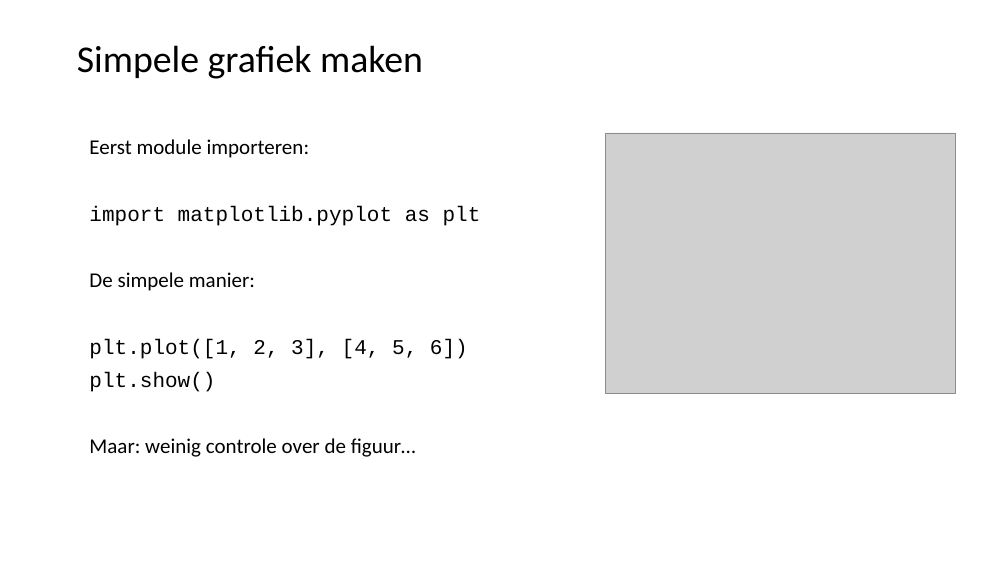
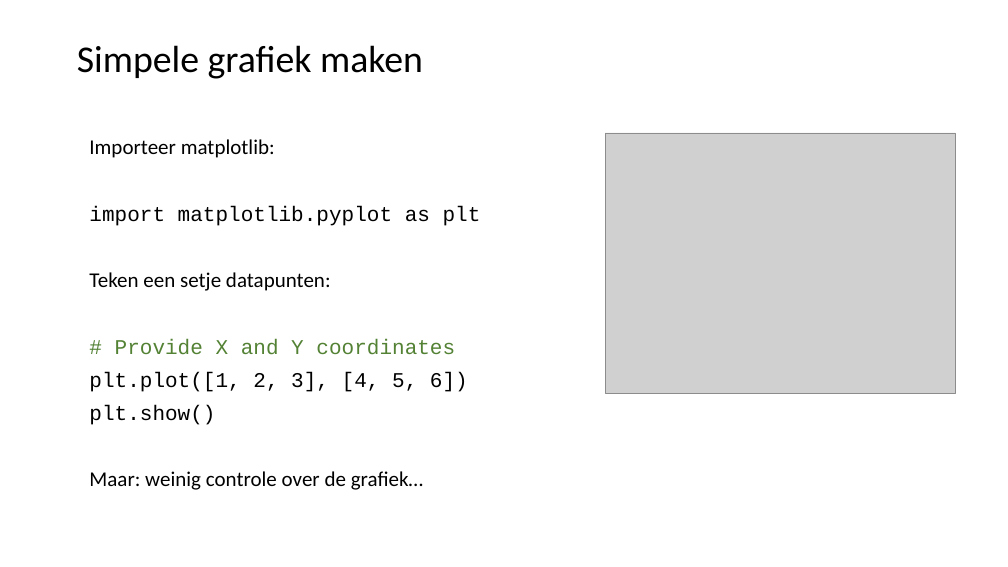
Before and after one commit to LFKoning/knowledge-sharing, a slide deck: slide 22 of python_course/3_pandas_plotting/python_cursus_3.pptx (slide 23 before the commit). Drawn at 1008x567 pixels with LibreOffice and Linux fonts; fonts in the diff are those of the drawing; grey boxes stand for pictures. Boxes give left, top, right and bottom in pixels: in the first picture for what was removed or moved away, otherwise in the second. Text is boxed around its words. In the diff, an @@ line names an element or a change of style, - is before the commit and + after.

```diff
--- a/python_course/3_pandas_plotting/python_cursus_3.pptx
+++ b/python_course/3_pandas_plotting/python_cursus_3.pptx
@@ text at (x1=89, y1=139, x2=275, y2=158): text changed @@
-Eerst module importeren:
+Importeer matplotlib:
@@ text at (x1=89, y1=272, x2=455, y2=355): text changed @@
-De simpele manier:
+Teken een setje datapunten:
+# Provide X and Y coordinates
@@ text at (x1=89, y1=471, x2=423, y2=490): text changed @@
-Maar: weinig controle over de figuur…
+Maar: weinig controle over de grafiek…
```
Also in this commit, not shown: 12 other slides changed, 1 slide removed.
